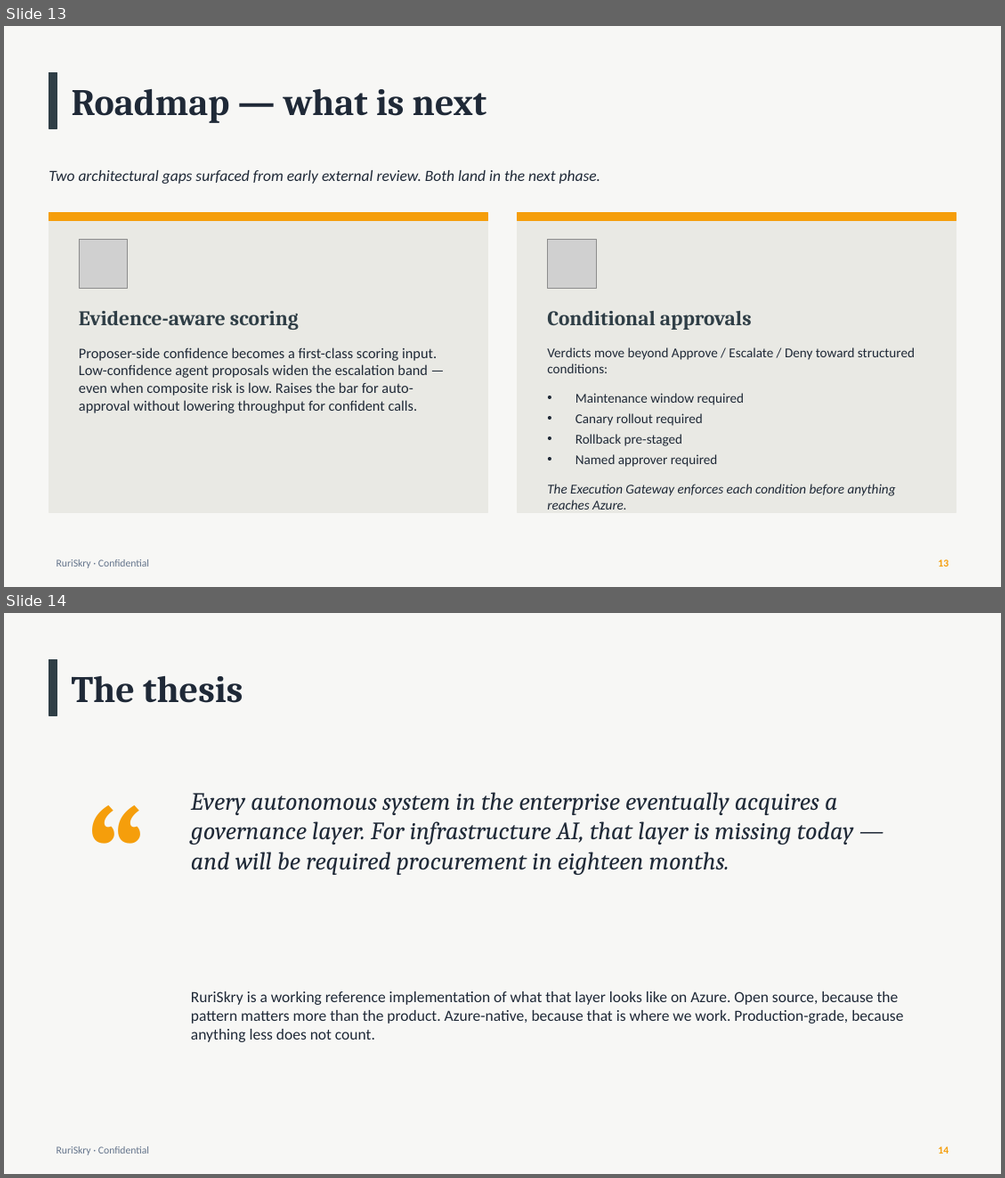
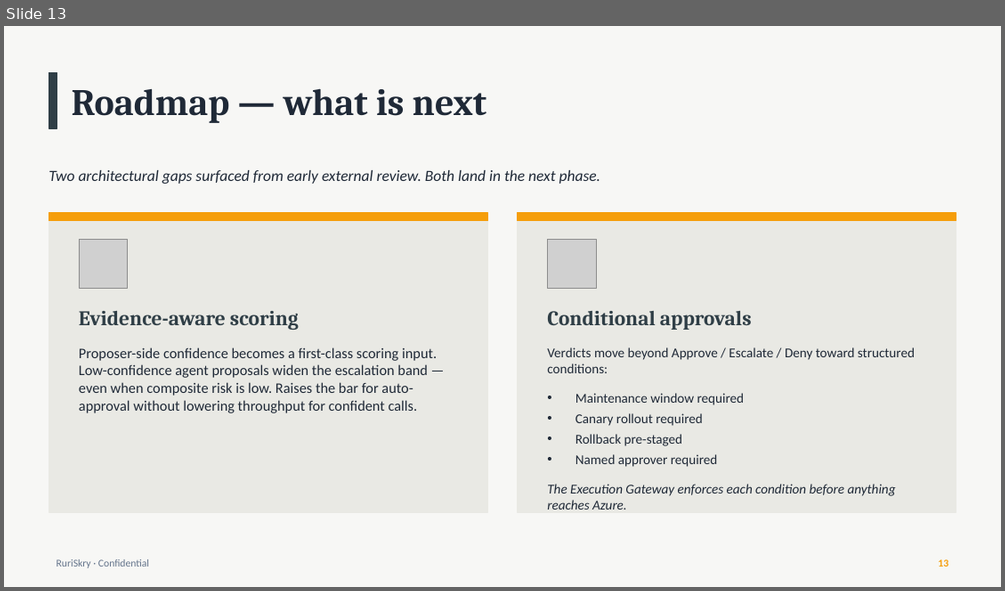
Before and after one commit to psc0des/sentinellayer, a slide deck: docs/RuriSkry-Exec-Deck.pptx. Shown one above the other, each under a label of ours: slides 13 and 14 before the commit, slide 13 after it. The pictures are 1005x1178 and 1005x591 pixels, drawn with LibreOffice and Linux fonts; fonts in the diff are those of the drawing; grey boxes stand for pictures. Boxes give left, top, right and bottom in pixels: in the first picture for what was removed or moved away, otherwise in the second. Text is boxed around its words. In the diff, an @@ line names an element or a change of style, - is before the commit and + after.

```diff
--- a/docs/RuriSkry-Exec-Deck.pptx
+++ b/docs/RuriSkry-Exec-Deck.pptx
@@ slide 14 removed at [4, 613, 1001, 1174], background #F7F7F5 @@
@@ rectangle removed at [48, 660, 57, 715] @@
@@ text removed at [72, 675, 243, 703] @@
-The thesis
@@ text removed at [86, 763, 176, 868] @@
-“
@@ text removed at [191, 792, 854, 875] @@
-Every autonomous system in the enterprise eventually acquires a governance layer. For infrastructure AI, that layer is missing today — and will be required procurement in eighteen months.
@@ text removed at [191, 991, 903, 1042] @@
-RuriSkry is a working reference implementation of what that layer looks like on Azure. Open source, because the pattern matters more than the product. Azure-native, because that is where we work. Production-grade, because anything less does not count.
@@ text removed at [57, 1146, 149, 1155] @@
-RuriSkry · Confidential
@@ text removed at [938, 1146, 948, 1153] @@
-14
```
Also in this commit, not shown: 7 slides changed, 1 slide added, 1 other file.
